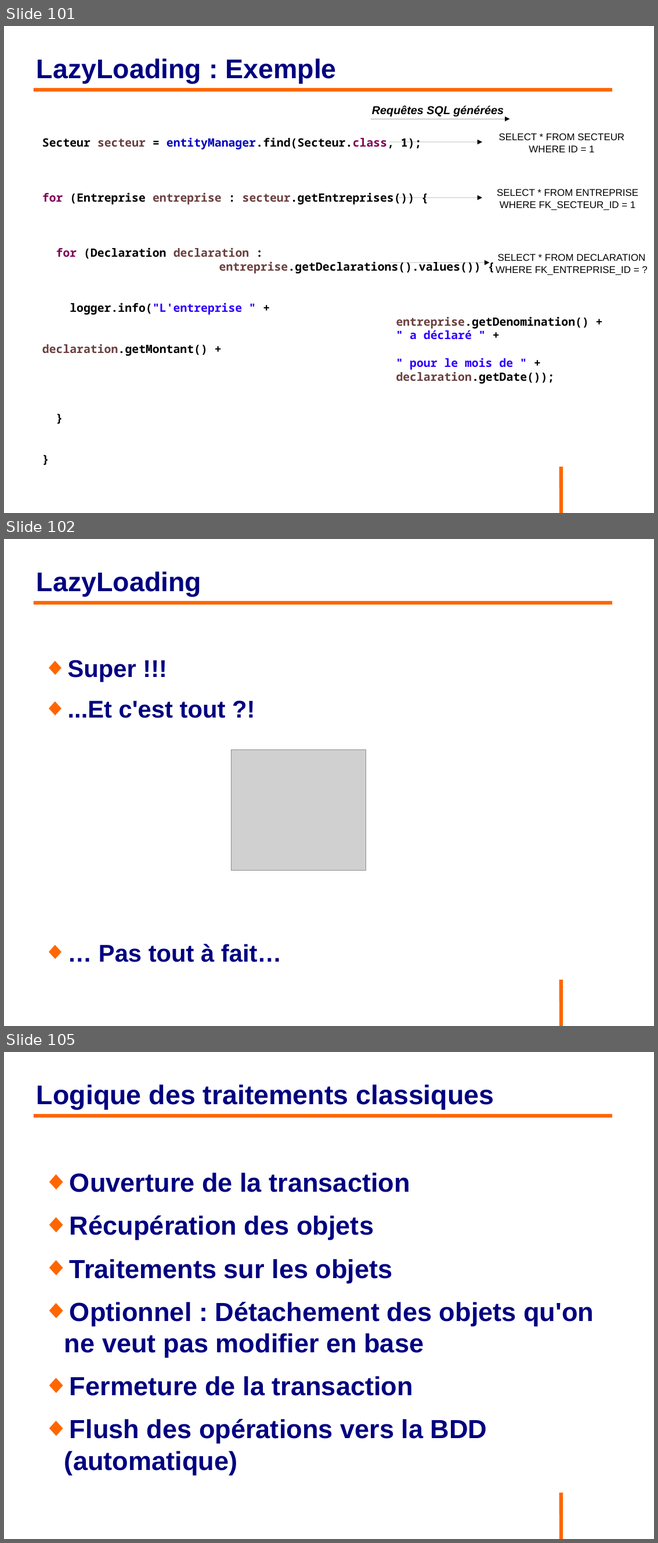
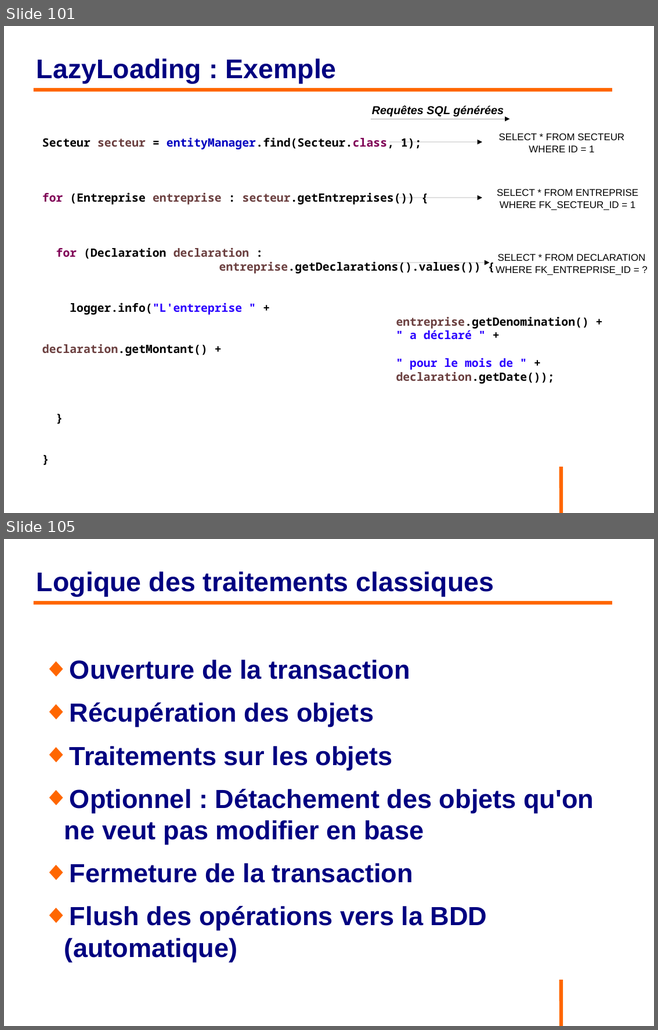
Before and after one commit to philphils/formation-hibernate-basique, a slide deck: Documentation/diapo_formation_hibernate.odp. Shown one above the other, each under a label of ours: slides 101, 102 and 105 before the commit, slides 101 and 105 after it; the slides between them are not shown. The pictures are 658x1543 and 658x1030 pixels, drawn with LibreOffice and Linux fonts; fonts in the diff are those of the drawing; grey boxes stand for pictures; background and template pictures are left out. Boxes give left, top, right and bottom in pixels: in the first picture for what was removed or moved away, otherwise in the second. Text is boxed around its words. In the diff, an @@ line names an element or a change of style, - is before the commit and + after.

```diff
--- a/Documentation/diapo_formation_hibernate.odp
+++ b/Documentation/diapo_formation_hibernate.odp
@@ slide 102 removed at (x1=4, y1=539, x2=654, y2=1026), background #FFFFFF; not listed: 1 template element that a slide beside it also shows @@
@@ title removed at (x1=36, y1=571, x2=201, y2=596) @@
-LazyLoading
@@ line removed from (34, 603) to (612, 603) @@
@@ text removed at (x1=68, y1=660, x2=281, y2=962) @@
-◆ Super !!!
-◆ ...Et c'est tout ?!
-◆ … Pas tout à fait…
@@ picture removed at (x1=231, y1=750, x2=366, y2=870) @@
```
Also in this commit, not shown: 18 slides changed, 1 slide added.
